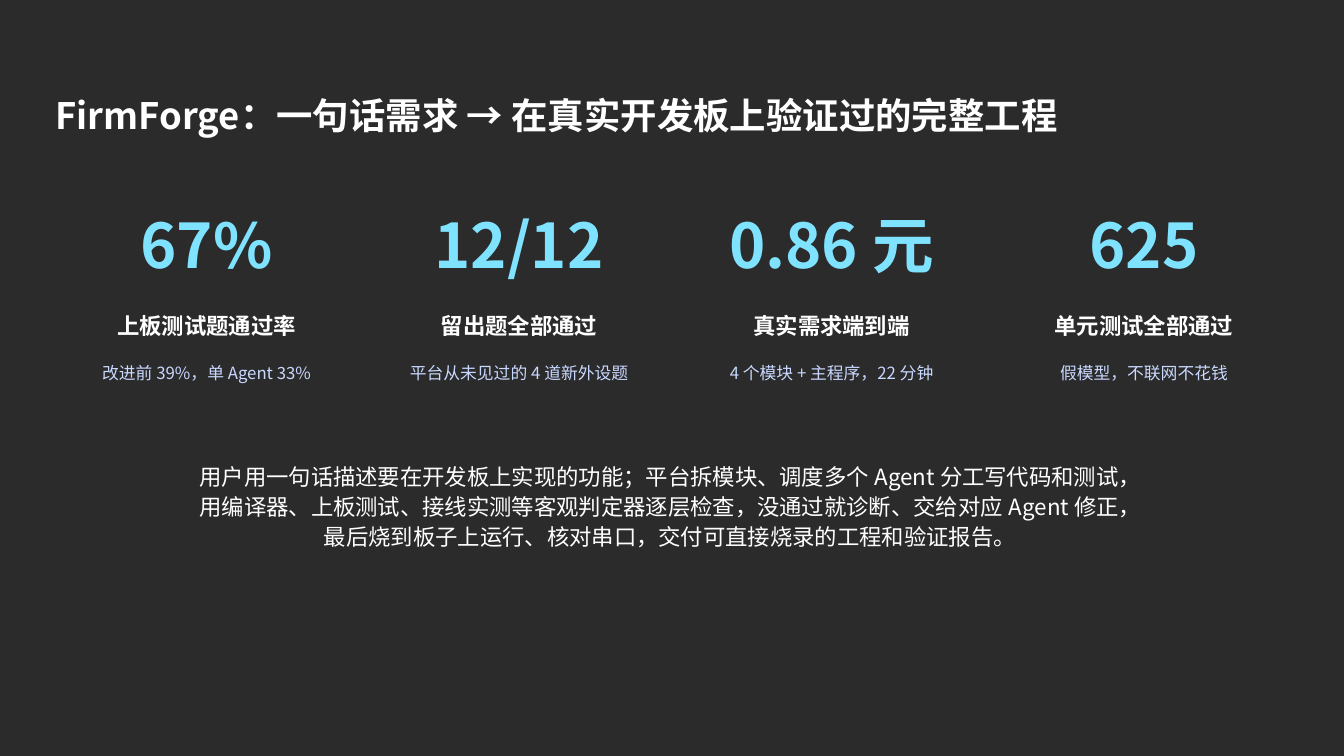
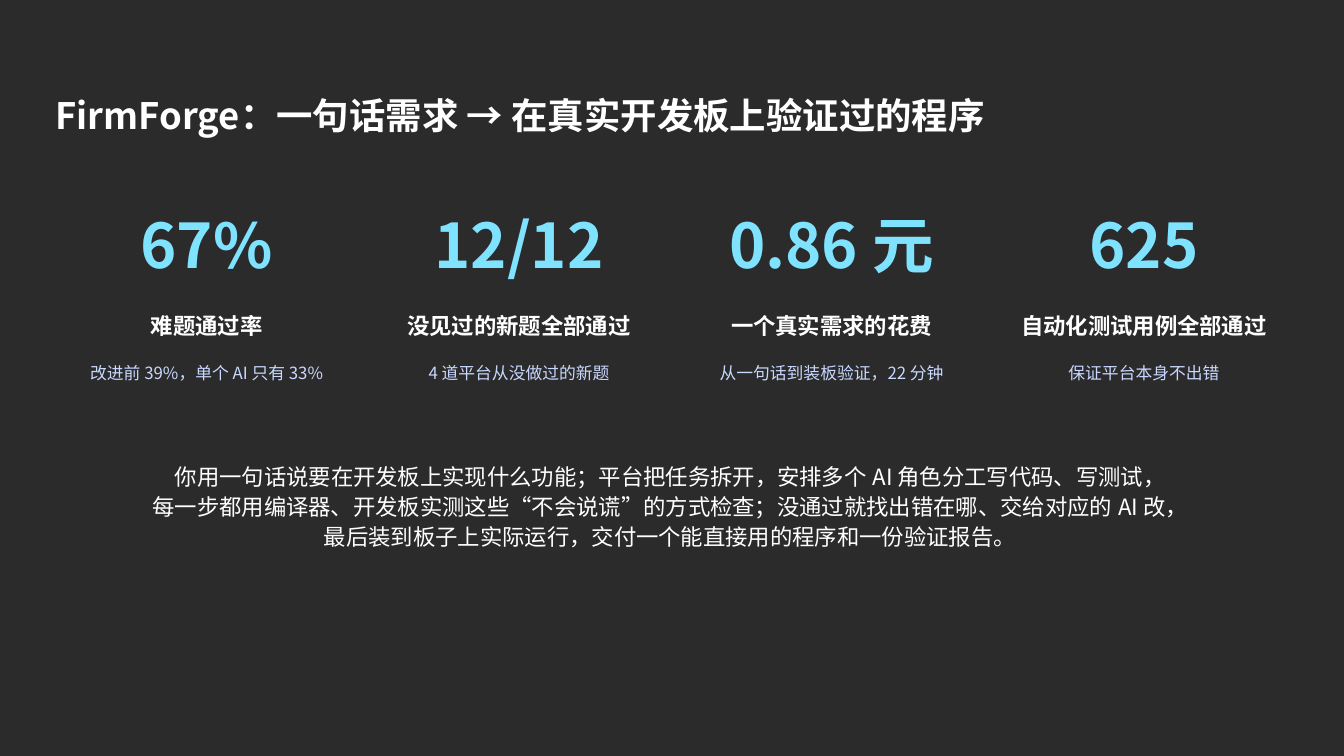
Before and after one commit to z-xxkk/firmforge, a slide deck: slide 4 of submission/方案讲解.pptx. Drawn at 1344x756 pixels with LibreOffice and Linux fonts; fonts in the diff are those of the drawing; background and template pictures are left out; a plain dark background stands for a picture behind light text. Boxes give left, top, right and bottom in pixels: in the first picture for what was removed or moved away, otherwise in the second. Text is boxed around its words. In the diff, an @@ line names an element or a change of style, - is before the commit and + after.

```diff
--- a/submission/方案讲解.pptx
+++ b/submission/方案讲解.pptx
@@ text at box(55, 98, 984, 138): text changed @@
-FirmForge：一句话需求 → 在真实开发板上验证过的完整工程
+FirmForge：一句话需求 → 在真实开发板上验证过的程序
@@ text at box(151, 315, 263, 336): text changed @@
-上板测试题通过率
+难题通过率
@@ text at box(407, 315, 630, 336): text changed @@
-留出题全部通过
+没见过的新题全部通过
@@ text at box(731, 315, 932, 336): text changed @@
-真实需求端到端
+一个真实需求的花费
@@ text at box(1021, 315, 1267, 336): text changed @@
-单元测试全部通过
+自动化测试用例全部通过
@@ text at box(90, 365, 323, 381): text changed @@
-改进前 39%，单 Agent 33%
+改进前 39%，单个 AI 只有 33%
@@ text at box(429, 365, 610, 381): text changed @@
-平台从未见过的 4 道新外设题
+4 道平台从没做过的新题
@@ text at box(720, 365, 944, 381): text changed @@
-4 个模块 + 主程序，22 分钟
+从一句话到装板验证，22 分钟
@@ text at box(1068, 365, 1219, 381): text changed @@
-假模型，不联网不花钱
+保证平台本身不出错
@@ text at box(152, 466, 1188, 547): text changed @@
-用户用一句话描述要在开发板上实现的功能；平台拆模块、调度多个 Agent 分工写代码和测试，
-用编译器、上板测试、接线实测等客观判定器逐层检查，没通过就诊断、交给对应 Agent 修正，
-最后烧到板子上运行、核对串口，交付可直接烧录的工程和验证报告。
+你用一句话说要在开发板上实现什么功能；平台把任务拆开，安排多个 AI 角色分工写代码、写测试，
+每一步都用编译器、开发板实测这些“不会说谎”的方式检查；没通过就找出错在哪、交给对应的 AI 改，
+最后装到板子上实际运行，交付一个能直接用的程序和一份验证报告。
```
Also in this commit, not shown: 13 other slides changed, 1 slide added, 1 slide removed, 1 other file.
